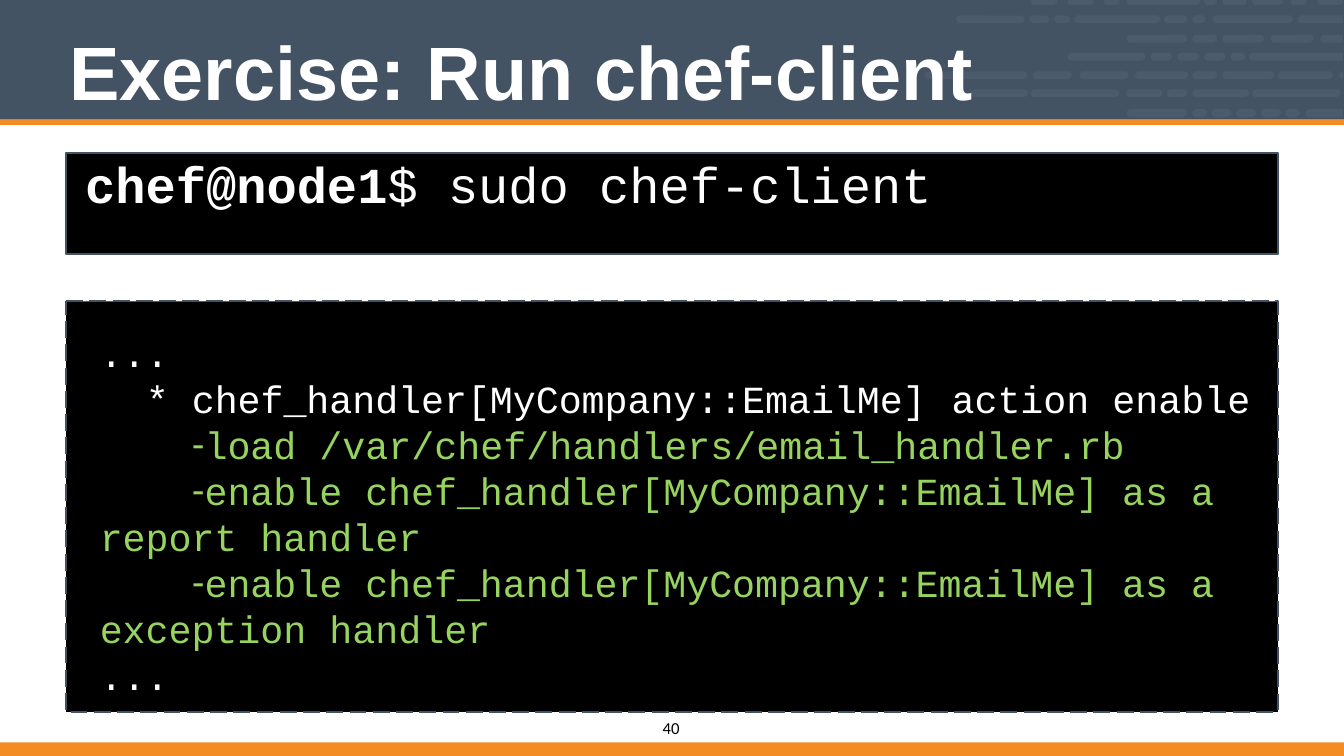
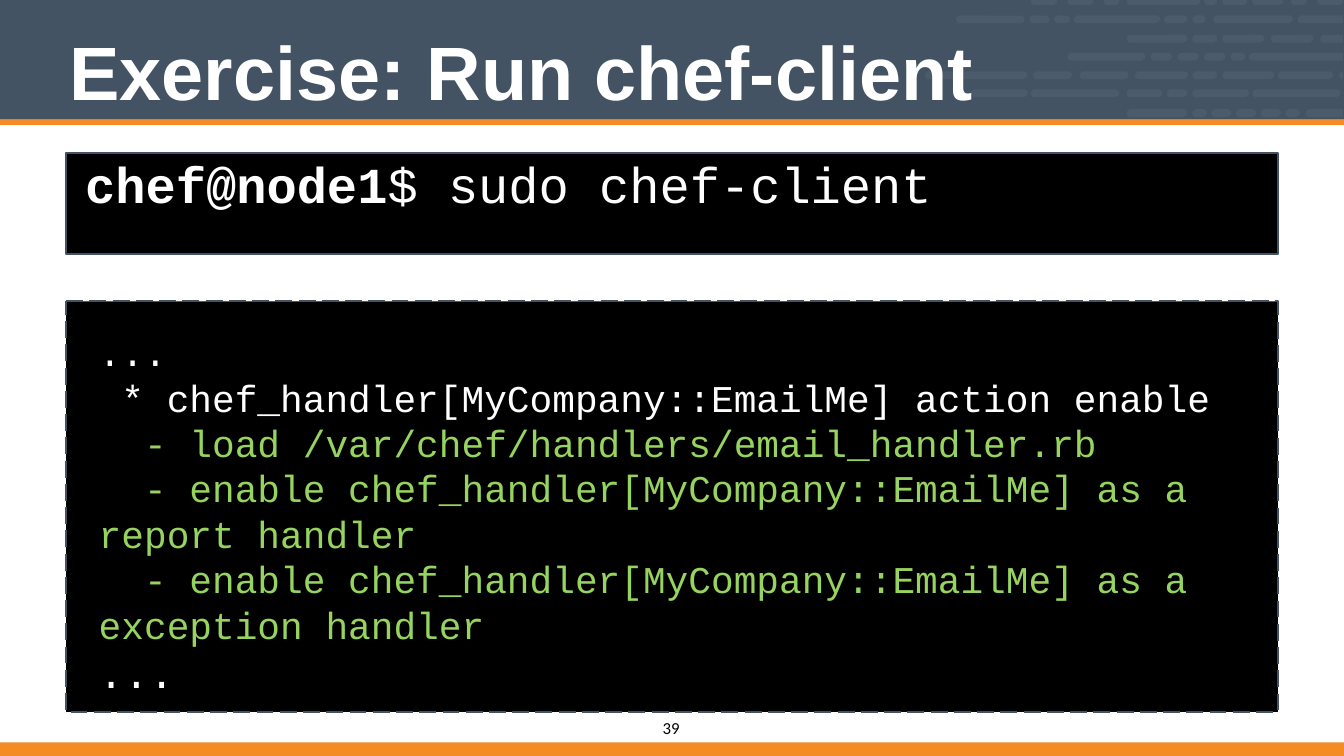
Before and after one commit to vinyar/chef-intermediate, a slide deck: slide 39 of Modules/08-Chef_Intermediate.pptx (slide 40 before the commit). Drawn at 1344x756 pixels with LibreOffice and Linux fonts; fonts in the diff are those of the drawing. Boxes give left, top, right and bottom in pixels: in the first picture for what was removed or moved away, otherwise in the second. Text is boxed around its words. In the diff, an @@ line names an element or a change of style, - is before the commit and + after.

```diff
--- a/Modules/08-Chef_Intermediate.pptx
+++ b/Modules/08-Chef_Intermediate.pptx
@@ text "...": place and size @@
-text "..." at <box>100,432,1214,651</box>
+text "..." at <box>99,385,1210,647</box>
@@ text "..." at <box>99,385,1210,647</box>: size 36.5 to 36 pt in "..."; indent changed @@
@@ text at <box>99,385,1210,647</box>: paragraphs added @@
+* chef_handler[MyCompany::EmailMe] action enable
+- load /var/chef/handlers/email_handler.rb
+- enable chef_handler[MyCompany::EmailMe] as a
+report handler
+- enable chef_handler[MyCompany::EmailMe] as a
+exception handler
+...
@@ text removed at <box>192,386,926,421</box> @@
-...
-* chef_handler[MyCompany::EmailMe]
@@ text removed at <box>952,386,1250,414</box> @@
-action enable
@@ text at <box>100,432,1214,651</box>: paragraphs removed @@
-– load /var/chef/handlers/email_handler.rb
-– enable chef_handler[MyCompany::EmailMe] as a report handler
-– enable chef_handler[MyCompany::EmailMe] as a exception handler
@@ page number at <box>663,723,680,734</box>: text changed @@
-40
+39
```
Also in this commit, not shown: 29 other slides changed, 1 slide removed.
